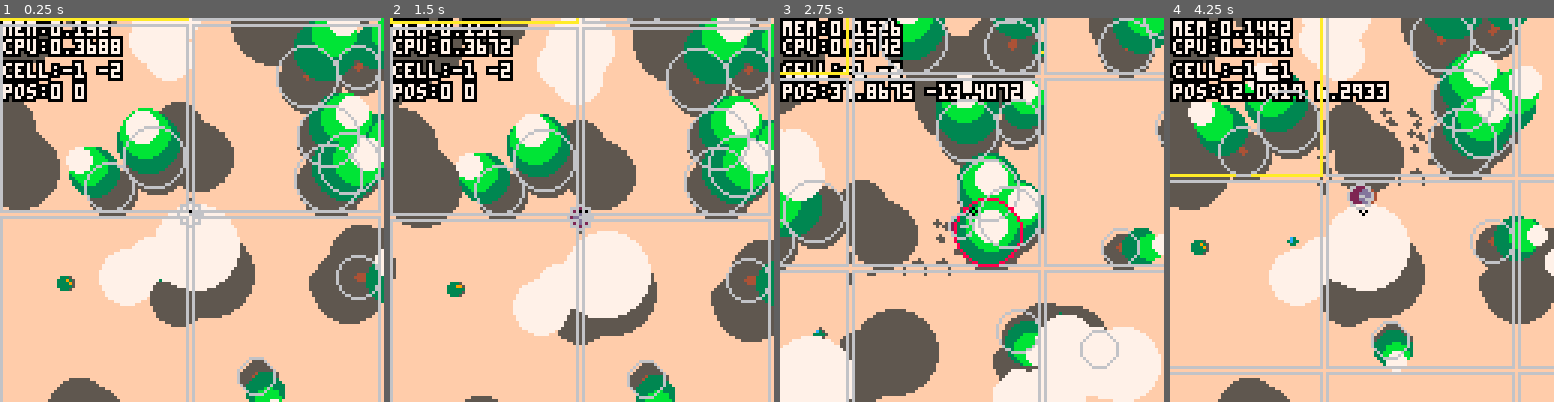
Above: before the commit, frames 1-4 (left to right).
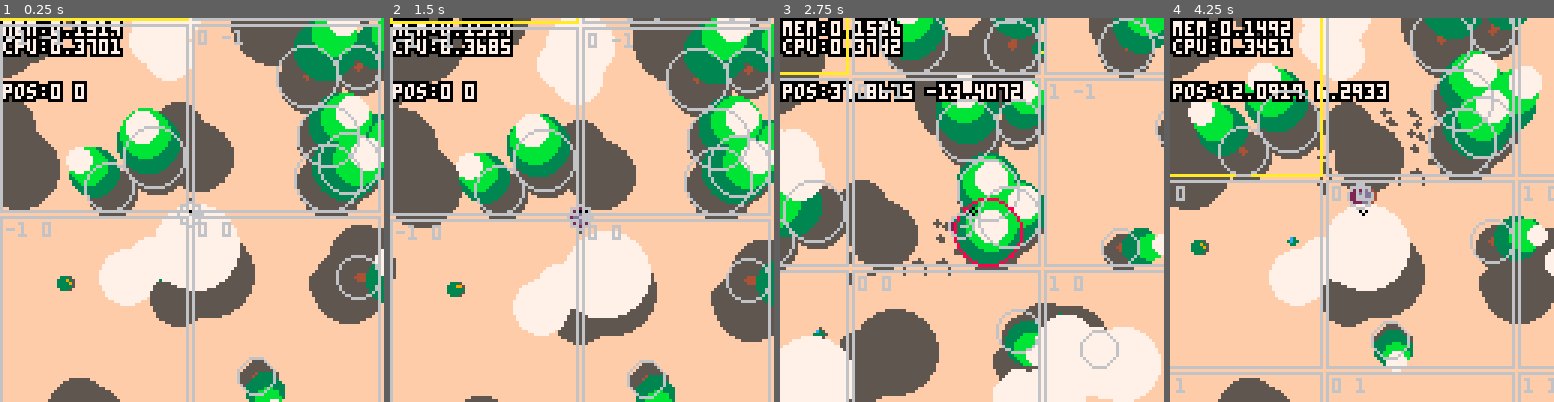
Above: after the commit, the same moments.

Repository: seleb/DuckDuckOnTheLoose
Game: PICO-8 cartridge forest.p8
Same seed, same stepped clock (60 frames per second), same inputs: the game is played once before the commit and once after it.
Inputs:
- Up to frame 1 (0.25 s): no input
- Up to frame 2 (1.5 s): no input
- Up to frame 3 (2.75 s): hold Right 1.6-2.1 s; hold Up 2.15-2.42 s; hold Right from 2.47 s (still down)
- Up to frame 4 (4.25 s): release Right at 3.03 s; hold Left 3.08-3.58 s; hold Down 3.63-3.97 s; hold Right from 4.02 s (still down)

The runs differ from the first frame. In frame 1, 2.1% of the frame differs, in the area x 0-64%, y 0-58%; in frame 2, 2.0%; in frame 3, 1.3%; in frame 4, 1.8%.

Commit message:
cell coordinates in debug draw

Diff:
--- a/forest.p8
+++ b/forest.p8
@@ -642,7 +642,6 @@
 
  print_ol("mem:"..stat(0)/1024,1,1,0,7)
  print_ol("cpu:"..stat(1),1,7,0,7)
- print_ol("cell:"..cells.current[1].." "..cells.current[2],1,15,0,7)
  print_ol("pos:"..p.p[1].." "..p.p[2],1,22,0,7)
 
  --crosshair
@@ -667,6 +666,9 @@
  (x+1)*cells.w-1,
  (y+1)*cells.h-1
  )
+ print(x.." "..y,
+ x*cells.w+3,
+ y*cells.h+3)
  end
  end
 
